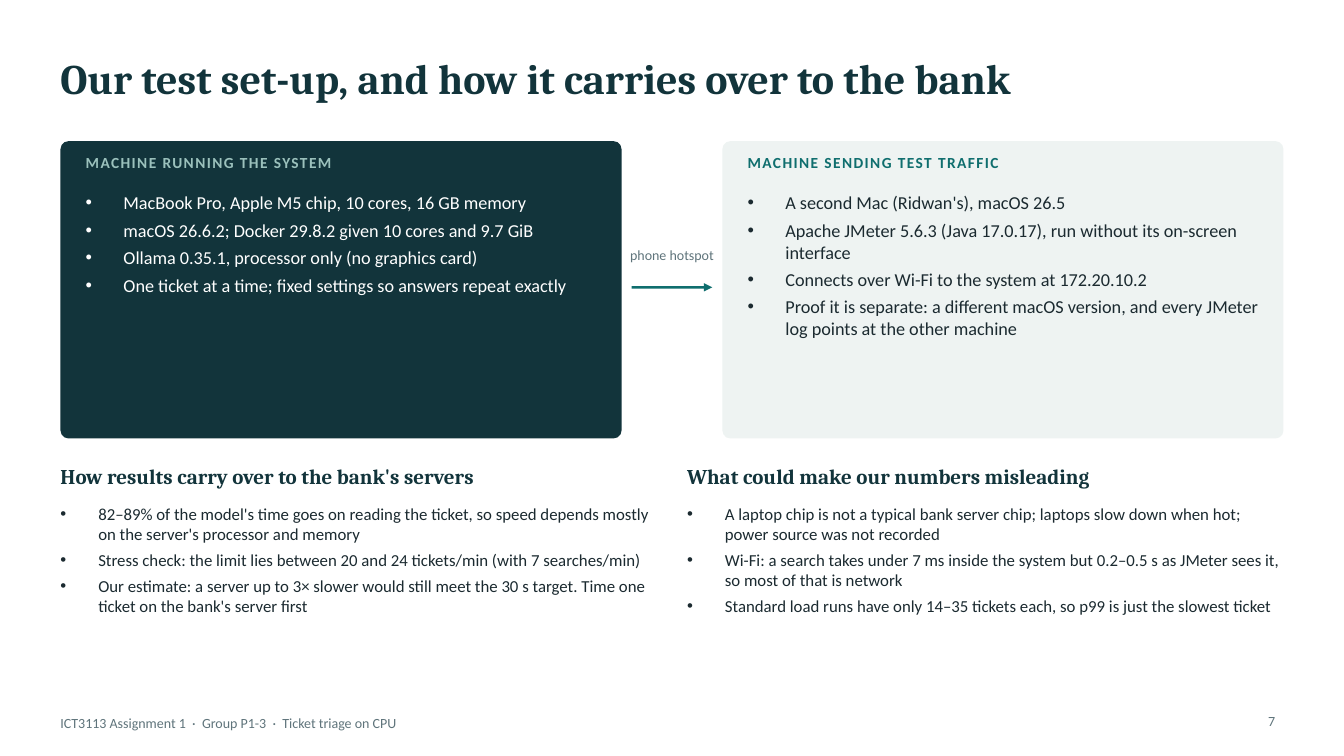
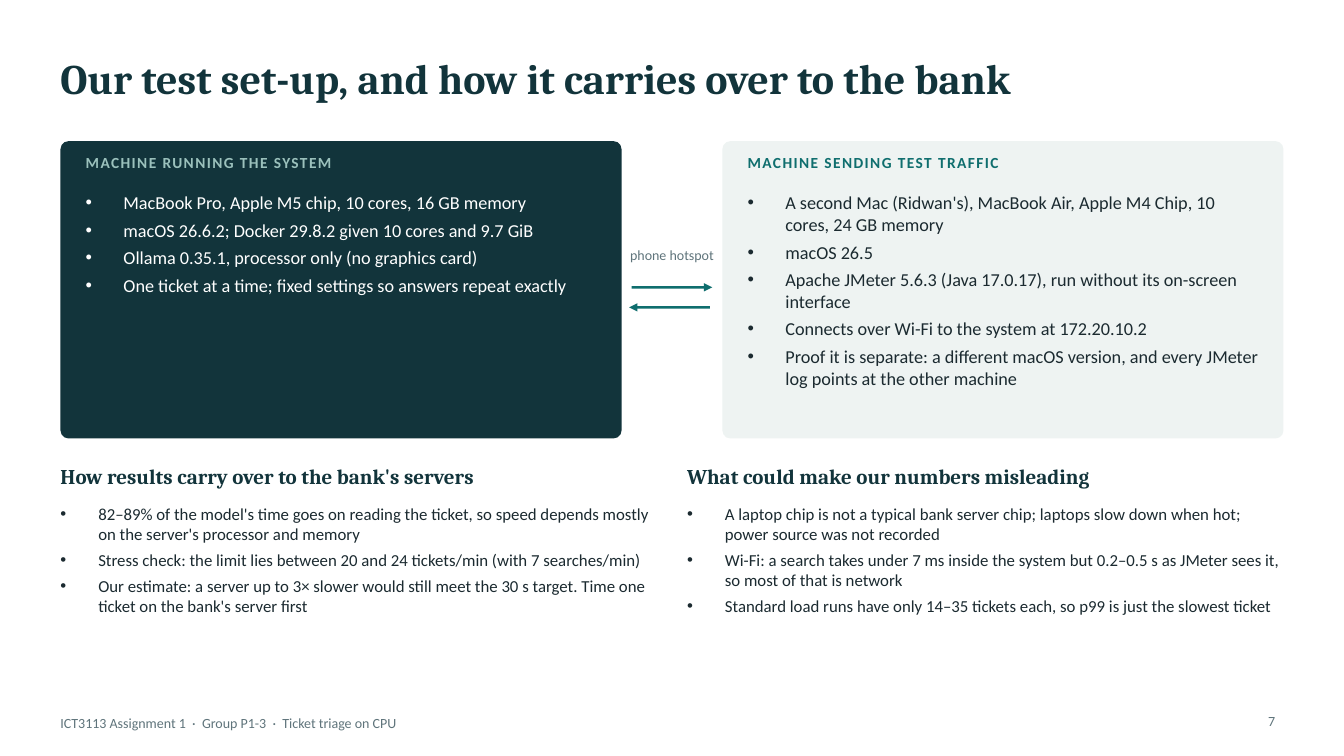
Before and after one commit to asdafsafas/ICT3113_A1_P1-3, a slide deck: slide 7 of slides/Group03.pptx. Drawn at 1344x756 pixels with LibreOffice and Linux fonts; fonts in the diff are those of the drawing. Boxes give left, top, right and bottom in pixels: in the first picture for what was removed or moved away, otherwise in the second. Text is boxed around its words. In the diff, an @@ line names an element or a change of style, - is before the commit and + after.

```diff
--- a/slides/Group03.pptx
+++ b/slides/Group03.pptx
@@ text at (785, 196, 1214, 259): text changed @@
-• A second Mac (Ridwan's), macOS 26.5
+• A second Mac (Ridwan's), MacBook Air, Apple M4 Chip, 10 cores, 24 GB memory
+• macOS 26.5
@@ arrow added from (710, 308) to (629, 308), #0F6E6E 1.75 pt @@
```
Also in this commit, not shown: 4 other slides changed.
